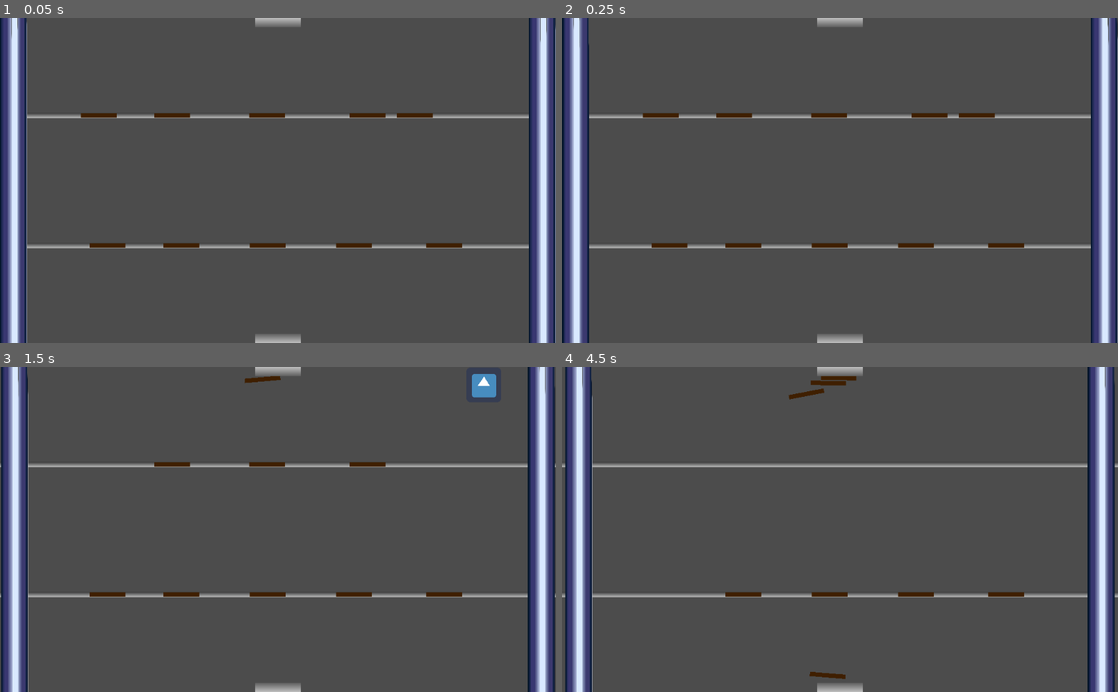
Above: before the commit, frames 1-4 (two rows, left to right).
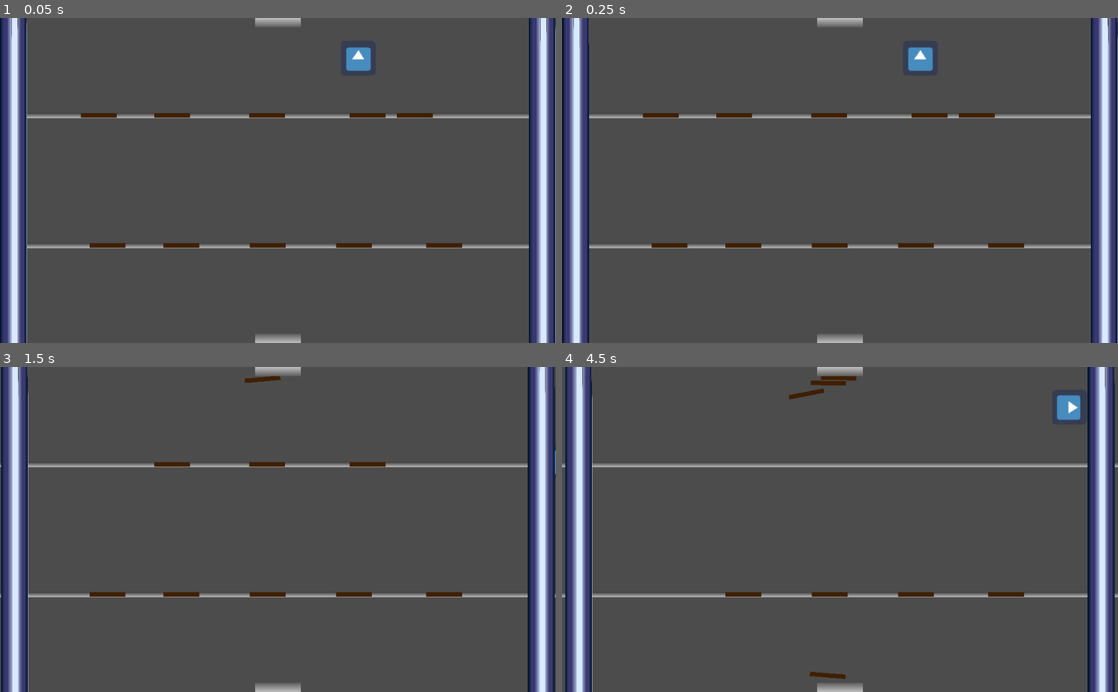
Above: after the commit, the same moments.

Repository: hgcummings/garbage-crusher
Game: Godot game, scene res://Main.tscn
Two runs of this game, one before a commit and one after it. Both use one fixed random seed, a clock stepped at 60 frames per second and the inputs below. The engine's default icon, where the game draws it, is replaced by a stand-in: a white triangle on a blue panel in a dark square.
Inputs (mouse positions are in pixels of both pictures, inside the frame that each line leads up to):
- Up to frame 1 (0.05 s): no input
- Up to frame 2 (0.25 s): no input
- Up to frame 3 (1.5 s): move the mouse to (100, 464) at 0.52 s; hold D 0.53-1.28 s; click (100, 464) at 0.67 s; move the mouse to (417, 464) at 1.27 s; hold S from 1.28 s (still down); click (417, 464) at 1.42 s
- Up to frame 4 (4.5 s): move the mouse to (928, 464) at 2.02 s; release S at 2.03 s; hold D 2.03-2.78 s; click (928, 464) at 2.17 s; move the mouse to (734, 464) at 2.77 s; hold W 2.78-3.53 s; click (734, 464) at 2.92 s; move the mouse to (828, 464) at 3.52 s; hold A from 3.53 s (still down); click (828, 464) at 3.67 s; tap Enter at 4.25 s; move the mouse to (667, 594) at 4.27 s; click (667, 594) at 4.42 s

The runs differ from the first frame. In frame 1, 0.3% of the frame differs, in the area x 62-67%, y 8-17%; in frame 2, 0.3%; in frame 3, 0.3%, in the area x 84-100%, y 2-34%; in frame 4, 0.3%.

Commit message:
Pick ups (#1)
* Add ability to pick up objects

* Display held item

* Make player rotate with movement

* Remove raycast cast to

Co-authored-by: Joseph Walker <Joseph.Walker@softwire.com>

Diff:
--- a/Main.tscn
+++ b/Main.tscn
@@ -23,7 +23,7 @@
 speed = -1
 
 [node name="Player" parent="." instance=ExtResource( 3 )]
-position = Vector2( 516, -67 )
+position = Vector2( 659.675, 74.4302 )
 
 [node name="Stick" parent="." groups=["channel_1"] instance=ExtResource( 4 )]
 position = Vector2( 182, 180 )
--- a/Player.tscn
+++ b/Player.tscn
@@ -14,3 +14,10 @@
 
 [node name="CollisionShape2D" type="CollisionShape2D" parent="."]
 shape = SubResource( 1 )
+
+[node name="RayCast2D" type="RayCast2D" parent="."]
+enabled = true
+collision_mask = 512
+
+[node name="HeldItemSprite" type="Position2D" parent="."]
+position = Vector2( 0, 52 )
--- a/PlayerMovement.gd
+++ b/PlayerMovement.gd
@@ -1,23 +1,58 @@
 extends KinematicBody2D
 
-var SPEED = 500
+var rng = RandomNumberGenerator.new()
+
+export var SPEED = 500
+export var random_throw_velocity = 5.0
+export var random_throw_angular_velocity = 1.0
+
+var heldItem = null
+export var player_number = 1
 
 var inputDirection = Vector2.ZERO
 var movementVector = Vector2.ZERO
 
+func handle_pick_up():
+	heldItem = $RayCast2D.get_collider()
+	if heldItem == null:
+		return
+	get_tree().get_root().call_deferred("remove_child", heldItem)
+
+	$HeldItemSprite.add_child(heldItem.get_node("Sprite").duplicate())
+
+func handle_drop():
+	get_tree().get_root().call_deferred("add_child", heldItem)
+	$HeldItemSprite.get_node("Sprite").queue_free()
+
+	heldItem.global_position = $HeldItemSprite.global_position
+	heldItem.angular_velocity = rng.randf_range(-random_throw_angular_velocity, random_throw_angular_velocity)
+	heldItem.linear_velocity = rng.randf_range(0, random_throw_velocity) * ($HeldItemSprite.global_position - global_position)
+	if rng.randi_range(0, 20) == 0:
+		heldItem.linear_velocity = 20 * ($HeldItemSprite.global_position - global_position)
+
+	heldItem = null
+
 func process_inputs():
 	# Process inputs
 	inputDirection = Vector2.ZERO
-	if Input.is_key_pressed(KEY_W) or Input.is_key_pressed(KEY_UP):
+	if Input.is_action_pressed("up_%s" % player_number):
 		inputDirection += Vector2.UP
-	if Input.is_key_pressed(KEY_S) or Input.is_key_pressed(KEY_DOWN):
+	if Input.is_action_pressed("down_%s" % player_number):
 		inputDirection += Vector2.DOWN
-	if Input.is_key_pressed(KEY_A) or Input.is_key_pressed(KEY_LEFT):
+	if Input.is_action_pressed("left_%s" % player_number):
 		inputDirection += Vector2.LEFT
-	if Input.is_key_pressed(KEY_D) or Input.is_key_pressed(KEY_RIGHT):
+	if Input.is_action_pressed("right_%s" % player_number):
 		inputDirection += Vector2.RIGHT
 
+
+	if Input.is_action_just_released("interact_%s" % player_number):
+		if heldItem == null:
+			handle_pick_up()
+		else:
+			handle_drop()
 func _physics_process(delta):
 	process_inputs()
-	movementVector = inputDirection * SPEED
+	movementVector = inputDirection.normalized() * SPEED
+	if inputDirection != Vector2.ZERO:
+		rotation = atan2(inputDirection.y, inputDirection.x) - PI/2
 	move_and_slide(movementVector)
--- a/project.godot
+++ b/project.godot
@@ -17,6 +17,59 @@
 [global]
 
 layer=false
+
+[input]
+
+left_1={
+"deadzone": 0.5,
+"events": [ Object(InputEventKey,"resource_local_to_scene":false,"resource_name":"","device":0,"alt":false,"shift":false,"control":false,"meta":false,"command":false,"pressed":false,"scancode":0,"physical_scancode":65,"unicode":0,"echo":false,"script":null)
+ ]
+}
+right_1={
+"deadzone": 0.5,
+"events": [ Object(InputEventKey,"resource_local_to_scene":false,"resource_name":"","device":0,"alt":false,"shift":false,"control":false,"meta":false,"command":false,"pressed":false,"scancode":0,"physical_scancode":68,"unicode":0,"echo":false,"script":null)
+ ]
+}
+up_1={
+"deadzone": 0.5,
+"events": [ Object(InputEventKey,"resource_local_to_scene":false,"resource_name":"","device":0,"alt":false,"shift":false,"control":false,"meta":false,"command":false,"pressed":false,"scancode":0,"physical_scancode":87,"unicode":0,"echo":false,"script":null)
+ ]
+}
+down_1={
+"deadzone": 0.5,
+"events": [ Object(InputEventKey,"resource_local_to_scene":false,"resource_name":"","device":0,"alt":false,"shift":false,"control":false,"meta":false,"command":false,"pressed":false,"scancode":0,"physical_scancode":83,"unicode":0,"echo":false,"script":null)
+ ]
+}
+left_2={
+"deadzone": 0.5,
+"events": [ Object(InputEventKey,"resource_local_to_scene":false,"resource_name":"","device":0,"alt":false,"shift":false,"control":false,"meta":false,"command":false,"pressed":false,"scancode":0,"physical_scancode":16777231,"unicode":0,"echo":false,"script":null)
+ ]
+}
+right_2={
+"deadzone": 0.5,
+"events": [ Object(InputEventKey,"resource_local_to_scene":false,"resource_name":"","device":0,"alt":false,"shift":false,"control":false,"meta":false,"command":false,"pressed":false,"scancode":0,"physical_scancode":16777233,"unicode":0,"echo":false,"script":null)
+ ]
+}
+up_2={
+"deadzone": 0.5,
+"events": [ Object(InputEventKey,"resource_local_to_scene":false,"resource_name":"","device":0,"alt":false,"shift":false,"control":false,"meta":false,"command":false,"pressed":false,"scancode":0,"physical_scancode":16777232,"unicode":0,"echo":false,"script":null)
+ ]
+}
+down_2={
+"deadzone": 0.5,
+"events": [ Object(InputEventKey,"resource_local_to_scene":false,"resource_name":"","device":0,"alt":false,"shift":false,"control":false,"meta":false,"command":false,"pressed":false,"scancode":0,"physical_scancode":16777234,"unicode":0,"echo":false,"script":null)
+ ]
+}
+interact_1={
+"deadzone": 0.5,
+"events": [ Object(InputEventKey,"resource_local_to_scene":false,"resource_name":"","device":0,"alt":false,"shift":false,"control":false,"meta":false,"command":false,"pressed":false,"scancode":0,"physical_scancode":32,"unicode":0,"echo":false,"script":null)
+ ]
+}
+interact_2={
+"deadzone": 0.5,
+"events": [ Object(InputEventKey,"resource_local_to_scene":false,"resource_name":"","device":0,"alt":false,"shift":false,"control":false,"meta":false,"command":false,"pressed":false,"scancode":0,"physical_scancode":46,"unicode":0,"echo":false,"script":null)
+ ]
+}
 
 [layer_names]
 
